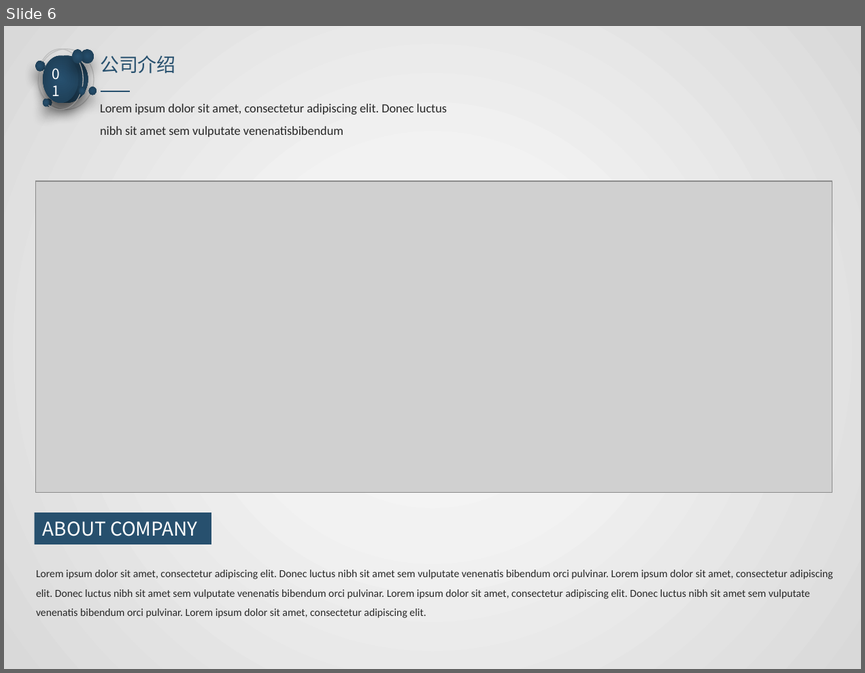
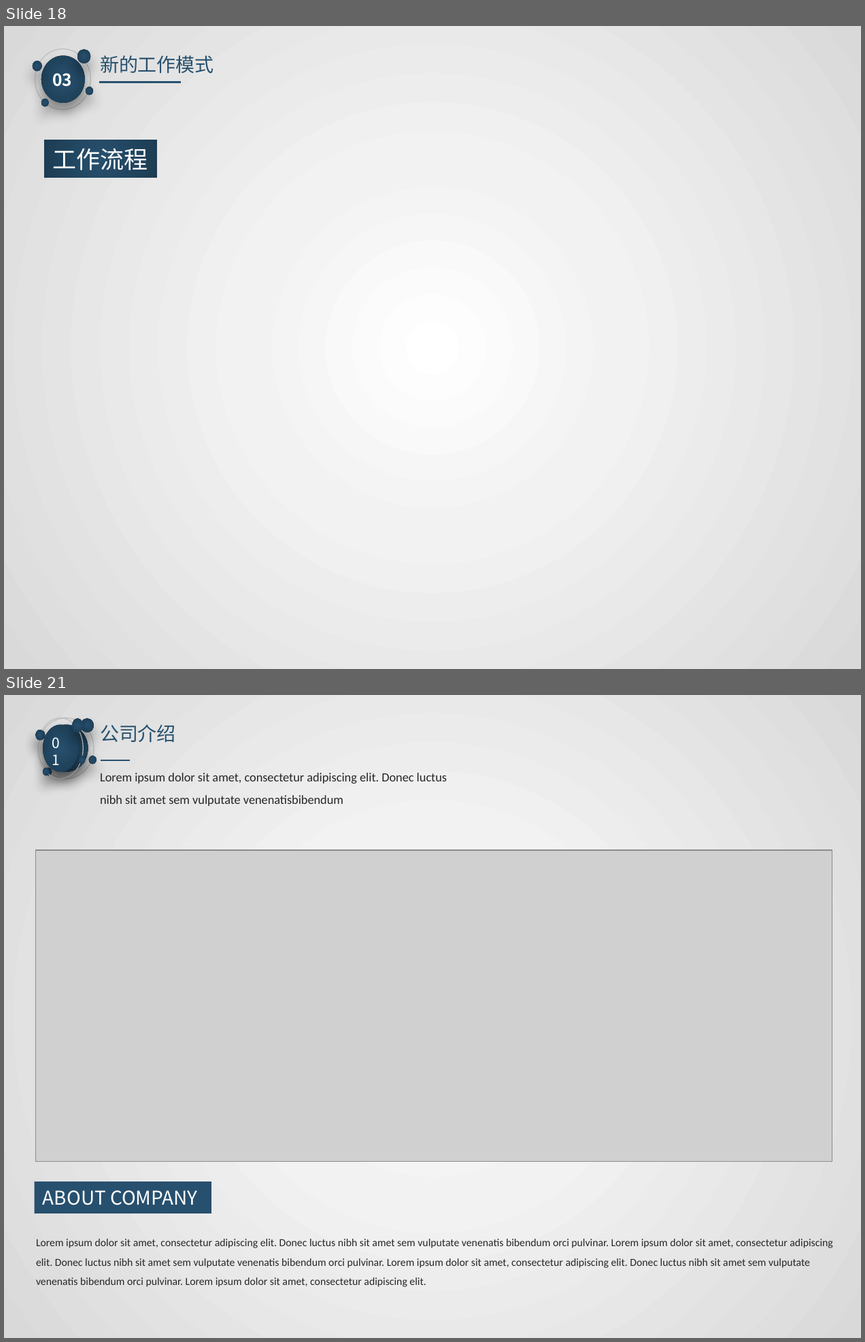
Before and after one commit to watermoonlx/presentation, a slide deck: [PO]PR Approval Control Panel.pptx. Shown one above the other, each under a label of ours: slide 6 before the commit, slides 18 and 21 after it; the slides between them are not shown. The pictures are 865x673 and 865x1342 pixels, drawn with LibreOffice and Linux fonts; fonts in the diff are those of the drawing; grey boxes stand for pictures. Boxes give left, top, right and bottom in pixels: in the first picture for what was removed or moved away, otherwise in the second. Text is boxed around its words. In the diff, an @@ line names an element or a change of style, - is before the commit and + after.

```diff
--- a/[PO]PR Approval Control Panel.pptx
+++ b/[PO]PR Approval Control Panel.pptx
@@ slide 18 added at [4,26,861,669], background gradient #FFFFFF to #F2F2F2 to #D9D9D9 @@
@@ text added at [100,55,213,73], 16 pt, text #27506E @@
+新的工作模式
@@ text added at [52,73,72,87], 14 pt, text #FFFFFF, bold @@
+03
@@ group added at [33,49,93,110]: 6 ellipses @@
@@ line added from (99, 82) to (181, 82), #27506E 1.5 pt @@
@@ rectangle added at [44,140,158,178], fill gradient #27506E to #1D3C52, 20 pt, text #FFFFFF @@
+工作流程
@@ what was slide 6 is now slide 21 @@
```
Also in this commit, not shown: 4 slides changed, 15 other slides added, 1 slide removed, 13 other files.
